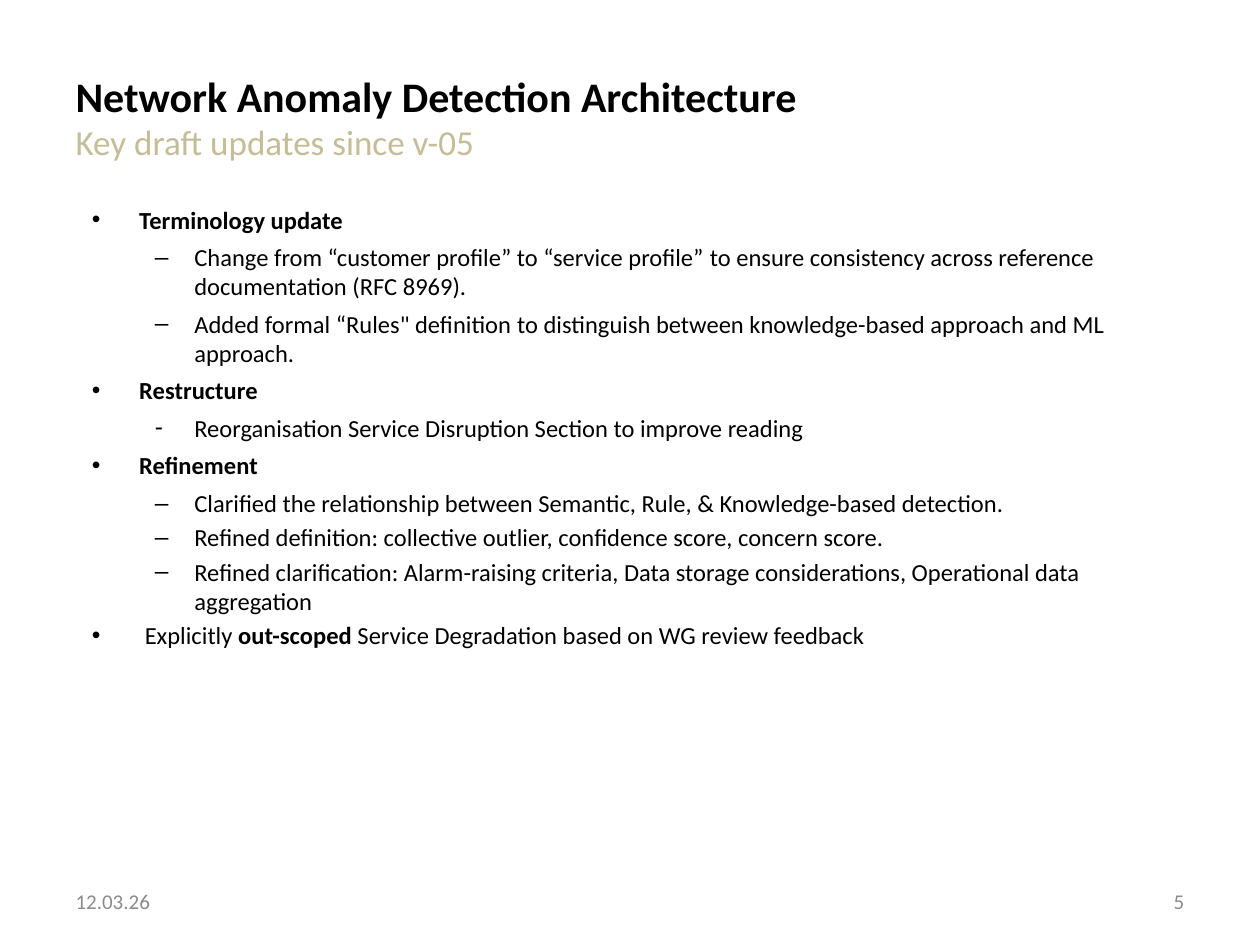
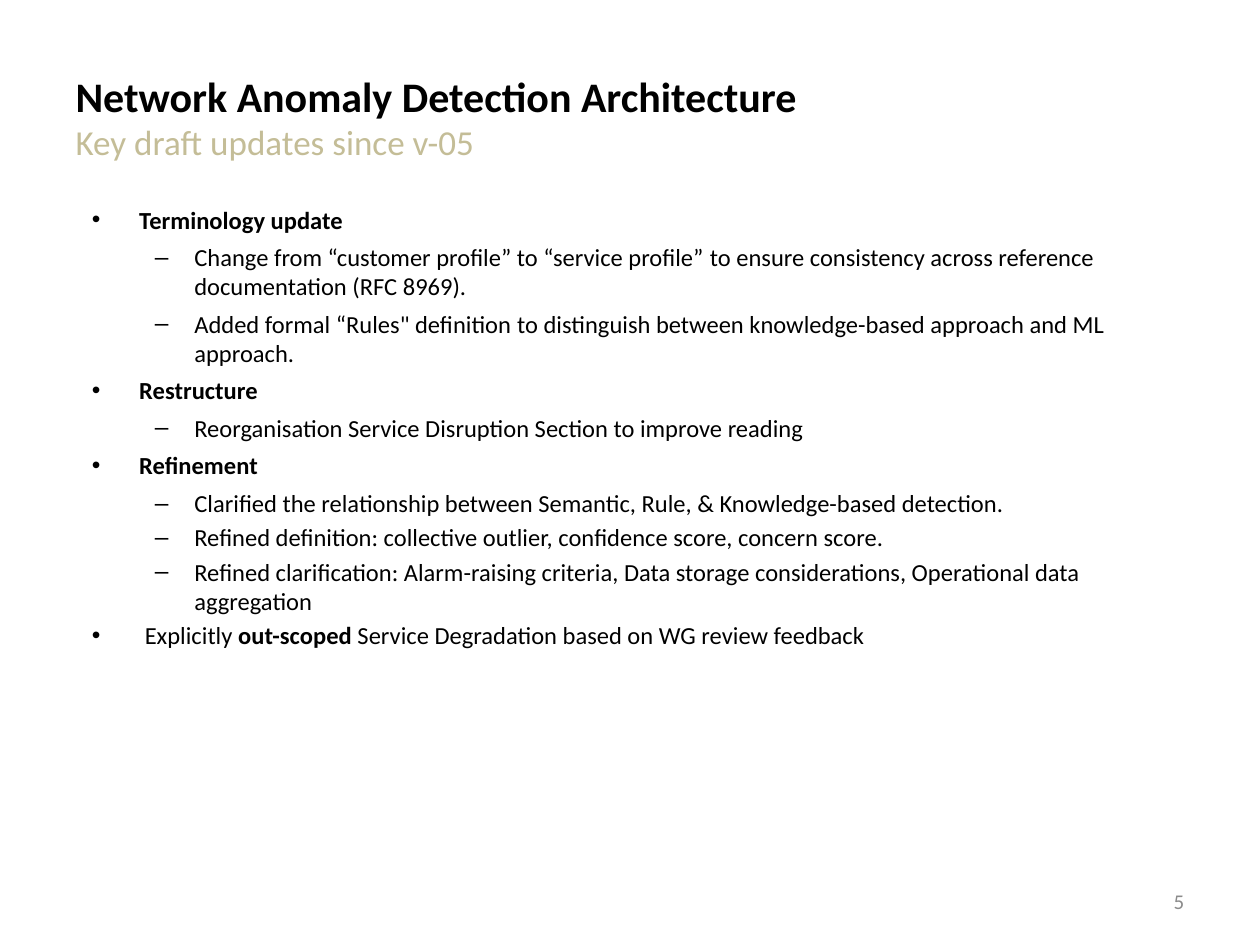
Before and after one commit to network-analytics/ietf-network-analytics-document-status, a slide deck: slide 5 of 125/NMOP/draft-ietf-nmop-network-anomaly-architecture-semantics-lifecycle.pptx. Drawn at 1260x945 pixels with LibreOffice and Linux fonts; fonts in the diff are those of the drawing. Boxes give left, top, right and bottom in pixels: in the first picture for what was removed or moved away, otherwise in the second. Text is boxed around its words. In the diff, an @@ line names an element or a change of style, - is before the commit and + after.

Commit message:
update anomaly detection slides: bullet points, update date, etc

```diff
--- a/125/NMOP/draft-ietf-nmop-network-anomaly-architecture-semantics-lifecycle.pptx
+++ b/125/NMOP/draft-ietf-nmop-network-anomaly-architecture-semantics-lifecycle.pptx
@@ text removed at (76, 895, 150, 909) @@
-12.03.26
```
Also in this commit, not shown: 14 other slides changed, 1 other file.
